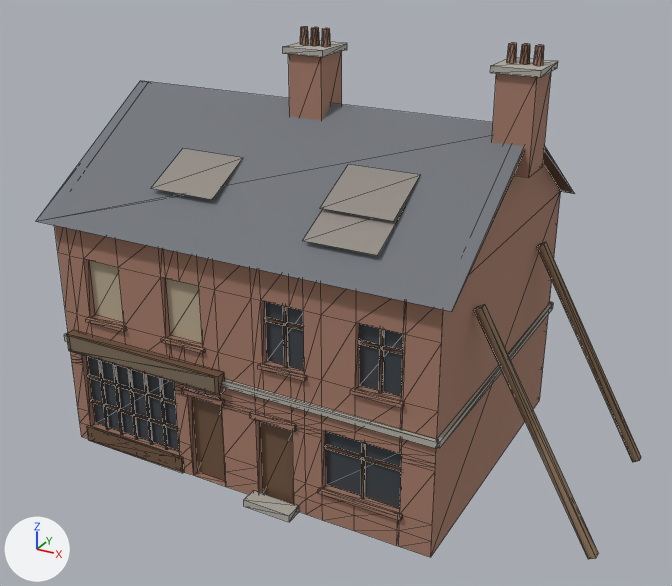
A saved change to the glTF model 1984/assets/models/shop.glb.
Before and after are seen from a 50 mm lens placed at (11.45, -19.8, 13.88), pointed at (0.7, -0.24, 4.1). The axes (+X, +Y, +Z) are drawn at lower left. The lights are the same throughout. The older version comes first. Mesh edges are drawn as thin lines. Vertices at exactly the same position are counted once.

Before the edit, the objects in view are built like this:
```python
me_shop = bpy.data.meshes.new('shop')
me_shop.from_pydata(...)  # 859 vertices, 1274 faces; spans x -5.5..8.49, y -4.45..4.3, z -0.05..10.75
me_shop.materials.append(mat_brick)  # brown #a67c69
me_shop.materials.append(mat_glass)  # dark grey #3f454b
me_shop.materials.append(mat_wood_dark)  # brown #6f553f
me_shop.materials.append(mat_cardboard)  # beige #b8aa90
me_shop.materials.append(mat_stone_dirty)  # grey #b3afa6
me_shop.materials.append(mat_sign)  # brown #7c6c59
me_shop.materials.append(mat_glass_lit)  # dark grey #3f454b, glowing beige #ffe1ad
me_shop.materials.append(mat_slate)  # grey #6f7379
me_shop.materials.append(mat_rust)  # brown #956f55
me_shop.materials.append(mat_corrugated)  # grey #9b958e
me_shop.materials.append(mat_wood)  # brown #957c61
ob_shop = bpy.data.objects.new('shop', me_shop)
ob_shop.location = (0.0, 0.0, 0.0)
```
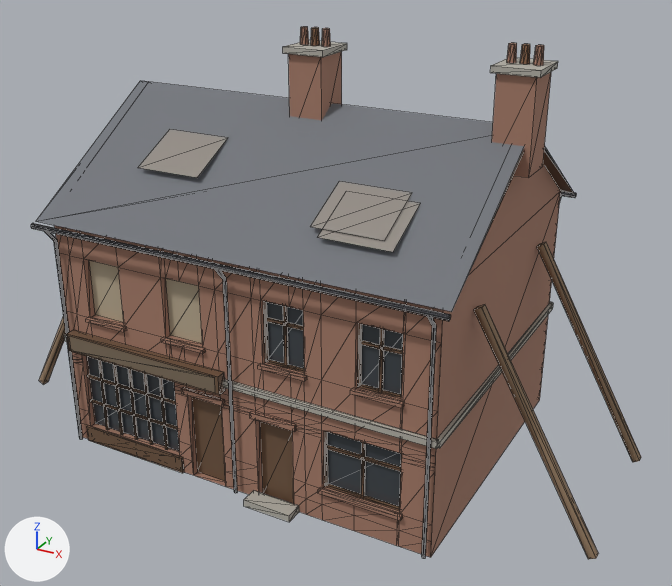
What the commit changed:
Material 'iron_black' (mat_iron_black) is new.
Its base color is (0.04, 0.04, 0.045) (dark grey #38383c).
Its metallic is 0.7.
me_shop is used by ob_shop; location (0.0, 0.0, 0.0).
me_shop had 859 vertices, 1274 faces and spanned x -5.5..8.49, y -4.45..4.3, z -0.05..10.75.
me_shop now has 1185 vertices, 1890 faces and spans x -8.49..8.49, y -4.49..4.49, z -0.05..10.75.
me_shop part 1: a new loose piece, an 8-sided cylinder along x spanning x -5.5..5.5, y -4.49..-4.35, z 6.13..6.27, in mat_iron_black (dark grey #38383c).
me_shop part 2: a new loose piece, an 8-sided cylinder along x spanning x -5.5..5.5, y 4.35..4.49, z 6.13..6.27, in mat_iron_black (dark grey #38383c).
me_shop part 3: the loose piece of 4 vertices spanning x 1.76..3.56, y -3.66..-2.34, z 6.87..7.54 is moved by (0.29, 0.13, 0.08).
me_shop part 4: the loose piece of 4 vertices spanning x -2.77..-0.97, y -3.13..-1.81, z 7.21..7.88 is moved by (-0.74, 0.46, 0.3).
me_shop part 5: the loose piece of 4 vertices spanning x 1.74..3.54, y -2.88..-1.56, z 7.37..8.04 is moved by (0.01, -0.44, -0.29).
Part 6, on me_shop:
147 vertices are added at x -8.49..5.12, y -4.45..4.45, z -0.05..6.17.
94 new vertices lie (0.0, 0.08, 0.0) away from vertices in x -5.1..5.1, y -4.18..4.1, z 0.05..5.8.
10 new vertices lie (0.0, 0.0, 5.75) away from vertices in x -5.1..5.06, y -4.18..4.18, z 0.05.
10 new vertices lie (0.04, 0.0, 0.0) away from vertices in x -5.1..5.06, y -4.18..4.18, z 0.05.
8 new vertices lie (-0.03, -0.04, 0.0) away from vertices in x -0.02..5.06, y -4.1..4.18, z 0.05..5.8.
6 new vertices lie (0.03, -0.04, 0.0) away from vertices in x -5.06..0.02, y -4.1..4.18, z 0.05..5.8.
6 new vertices lie (0.04, 0.0, 0.0) away from vertices in x -5.1..5.06, y -4.17..4.39, z 5.78..6.17.
8 new vertices lie (3.08, 0.0, 5.5) away from vertices in x -8.49..-8.31, y -2.3..2.3, z -0.05..0.05.
5 new vertices lie (0.04, 0.0, 0.0) away from vertices in x -0.02..5.06, y -4.45..4.45, z 5.82..6.17.
336 new faces join them, mat_wood_dark (brown #6f553f).
200 new faces join them, mat_iron_black (dark grey #38383c).
24 new faces join them, mat_wood (brown #957c61).
me_shop gains material mat_iron_black (dark grey #38383c).

What differs and where, as boxes (x1, y1, x2, y2) in the pictures (672 x 586 px; the box of a moved part takes in the faces that stretch with it):
'shop', reshaped: before (36, 27, 641, 559); after (31, 27, 641, 559)
part 1 of me_shop, added: after (31, 223, 451, 321)
part 2 of me_shop, added: after (560, 192, 576, 198)
part 3 of me_shop, moved or reshaped: before (303, 206, 405, 255); after (318, 201, 420, 252)
part 4 of me_shop, moved or reshaped: before (151, 149, 243, 199); after (138, 129, 228, 178)
part 5 of me_shop, moved or reshaped: before (320, 164, 420, 221); after (310, 181, 412, 241)
part 6 of me_shop, added: after (39, 196, 561, 559)
